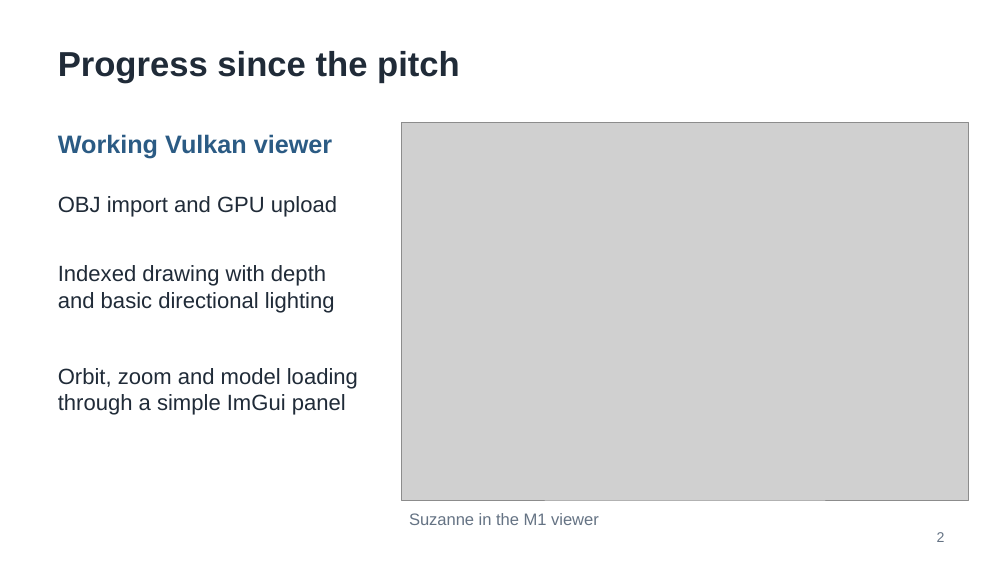
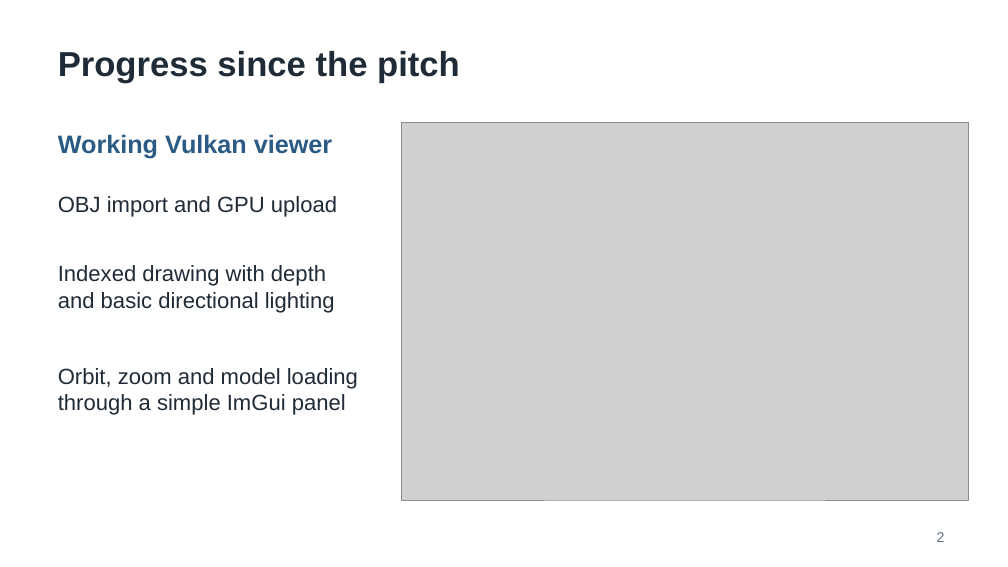
Before and after one commit to JagerCG/AdaptiveClusterRendering, a slide deck: slide 2 of presentations/Milestone1.pptx. Drawn at 1008x567 pixels with LibreOffice and Linux fonts; fonts in the diff are those of the drawing; grey boxes stand for pictures. Boxes give left, top, right and bottom in pixels: in the first picture for what was removed or moved away, otherwise in the second. Text is boxed around its words. In the diff, an @@ line names an element or a change of style, - is before the commit and + after.

Commit message:
Add Presentation

```diff
--- a/presentations/Milestone1.pptx
+++ b/presentations/Milestone1.pptx
@@ text removed at box(409, 513, 599, 525) @@
-Suzanne in the M1 viewer
```
Also in this commit, not shown: 1 other file.
